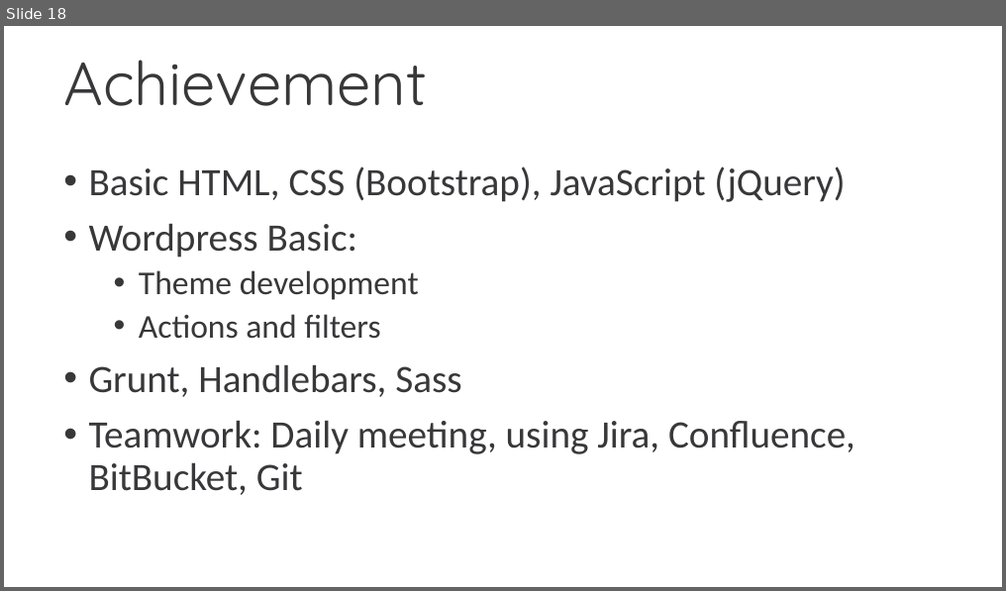
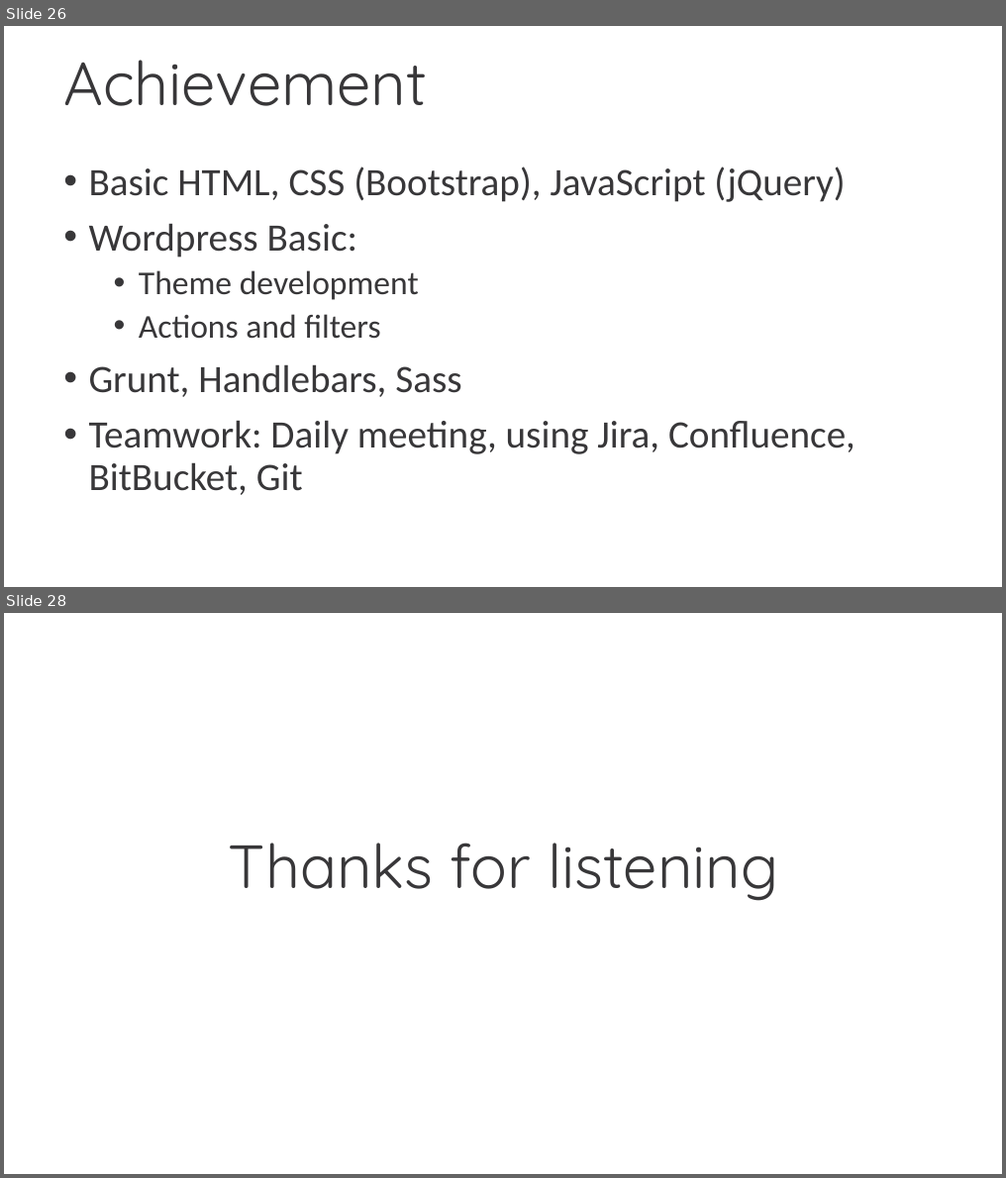
Before and after one commit to nam-tran-niteco/Wordpress-Demo, a slide deck: Wordpress Migration.pptx. Shown one above the other, each under a label of ours: slide 18 before the commit, slides 26 and 28 after it; the slides between them are not shown. The pictures are 1006x591 and 1006x1178 pixels, drawn with LibreOffice and Linux fonts; fonts in the diff are those of the drawing; background and template pictures are left out. Boxes give left, top, right and bottom in pixels: in the first picture for what was removed or moved away, otherwise in the second. Text is boxed around its words. In the diff, an @@ line names an element or a change of style, - is before the commit and + after.

```diff
--- a/Wordpress Migration.pptx
+++ b/Wordpress Migration.pptx
@@ slide 28 added at [4,613,1002,1174], background picture (left out) @@
@@ title added at [229,843,779,901], 44 pt, text #383739 @@
+Thanks for listening
@@ what was slide 18 is now slide 26 @@
```
Also in this commit, not shown: 8 slides changed, 10 other slides added, 1 slide removed, 3 other files.
